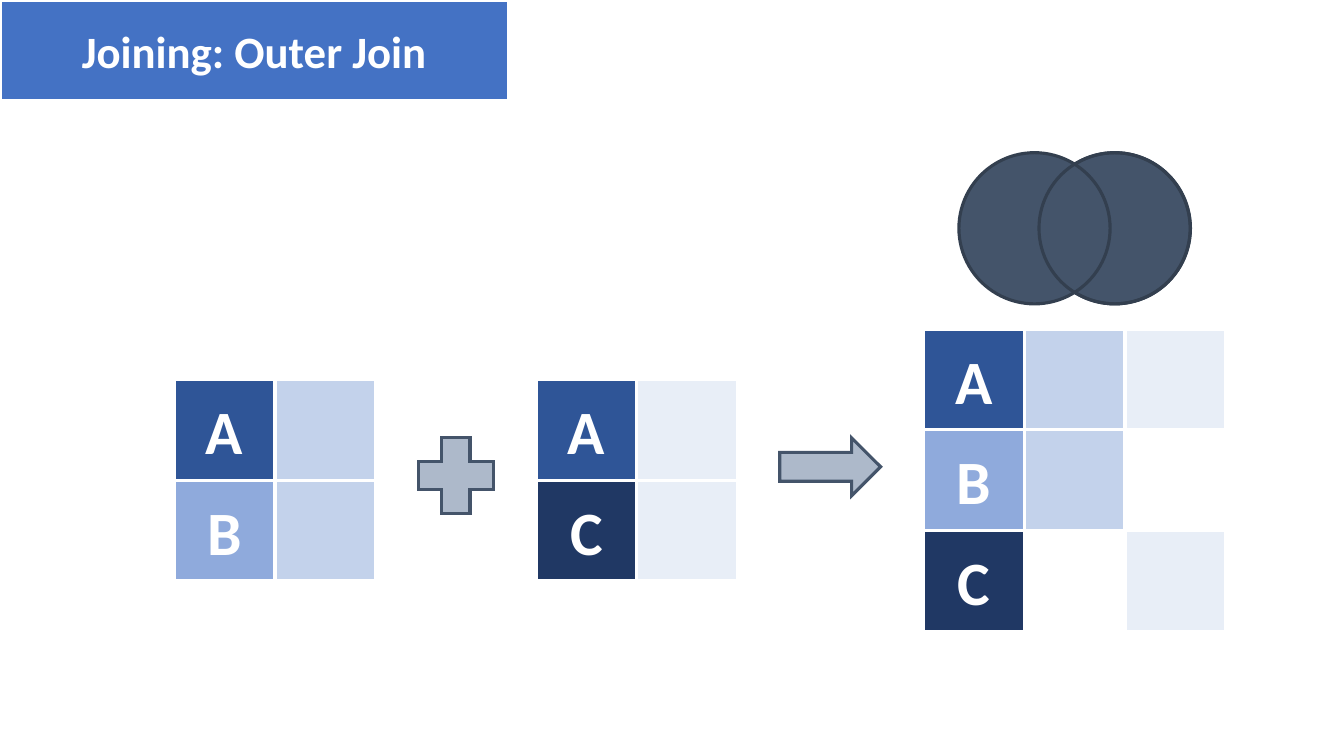
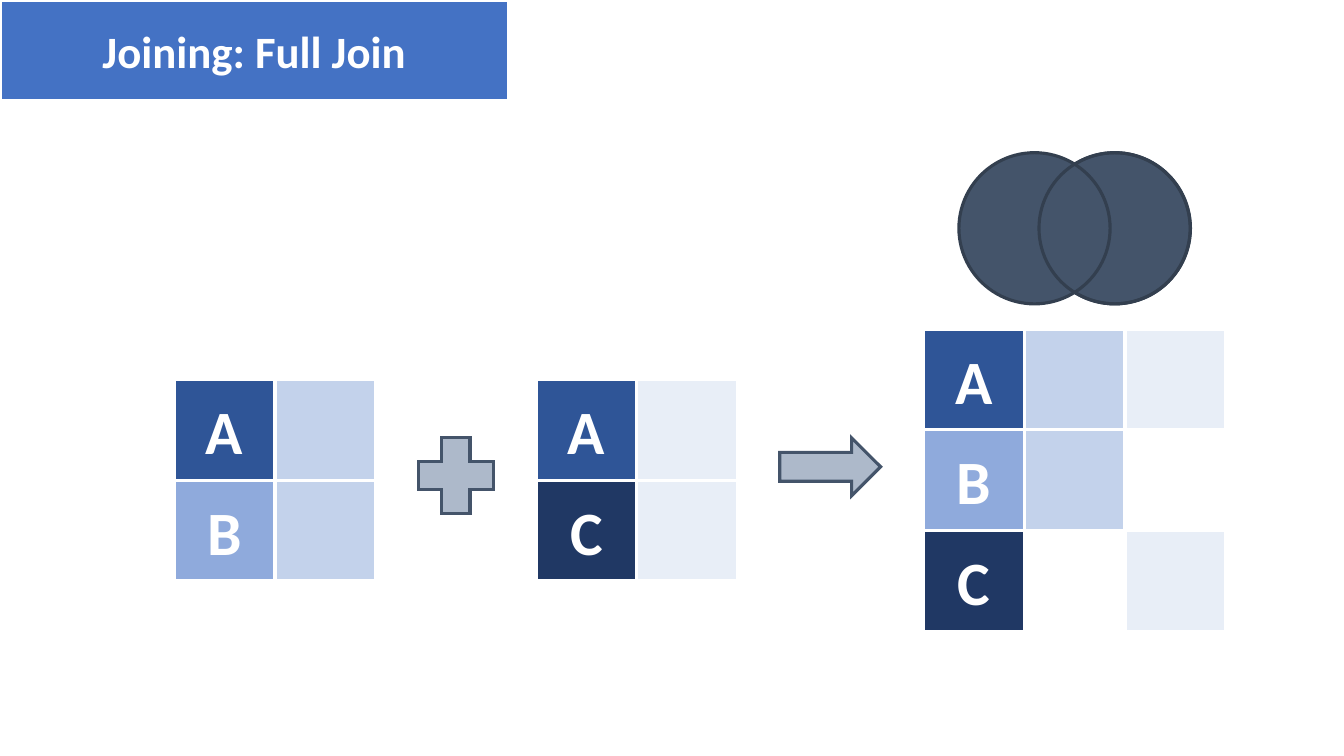
Before and after one commit to NCEAS/scicomp-workshop-template, a slide deck: slide 8 of images/tidyverse-visuals-dev.pptx. Drawn at 1344x756 pixels with LibreOffice and Linux fonts; fonts in the diff are those of the drawing. Boxes give left, top, right and bottom in pixels: in the first picture for what was removed or moved away, otherwise in the second. Text is boxed around its words. In the diff, an @@ line names an element or a change of style, - is before the commit and + after.

Commit message:
Added letters to many cells to make columns clearer and added symbols to some visuals to make the rows clearer. Also created an `anti_join` visual

```diff
--- a/images/tidyverse-visuals-dev.pptx
+++ b/images/tidyverse-visuals-dev.pptx
@@ text in rectangle at (x1=102, y1=36, x2=406, y2=76): text changed @@
-Joining: Outer Join
+Joining: Full Join
```
Also in this commit, not shown: 6 other slides changed, 1 slide added.
